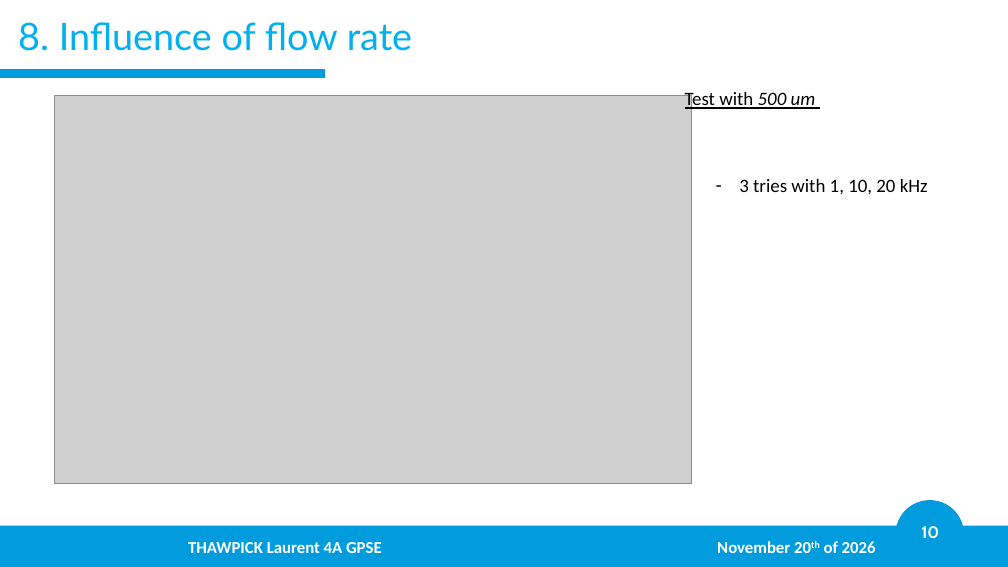
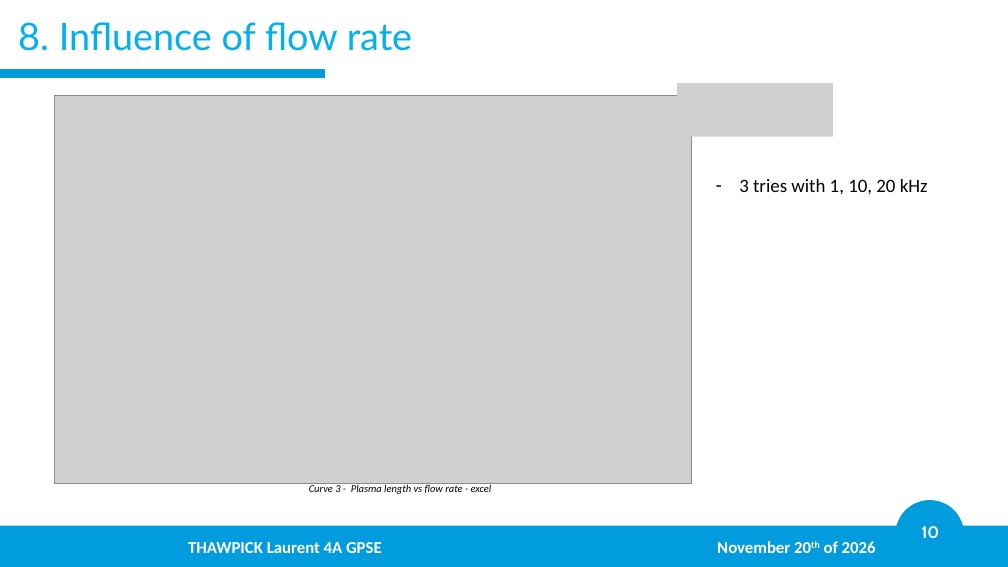
Before and after one commit to LaurentThaw/plasma-tubing, a slide deck: slide 10 of PDR for 20.11.26/PDR.pptx. Drawn at 1008x567 pixels with LibreOffice and Linux fonts; fonts in the diff are those of the drawing; grey boxes stand for pictures; background and template pictures are left out. Boxes give left, top, right and bottom in pixels: in the first picture for what was removed or moved away, otherwise in the second. Text is boxed around its words. In the diff, an @@ line names an element or a change of style, - is before the commit and + after.

```diff
--- a/PDR for 20.11.26/PDR.pptx
+++ b/PDR for 20.11.26/PDR.pptx
@@ picture added at bbox=[678, 83, 833, 137] @@
@@ text removed at bbox=[685, 92, 816, 111] @@
-Test with 500 um
@@ text added at bbox=[309, 483, 492, 494], 10 pt, text #000000, italic @@
+Curve 3 - Plasma length vs flow rate - excel
```
Also in this commit, not shown: 9 other slides changed, 1 slide added, 4 other files.
